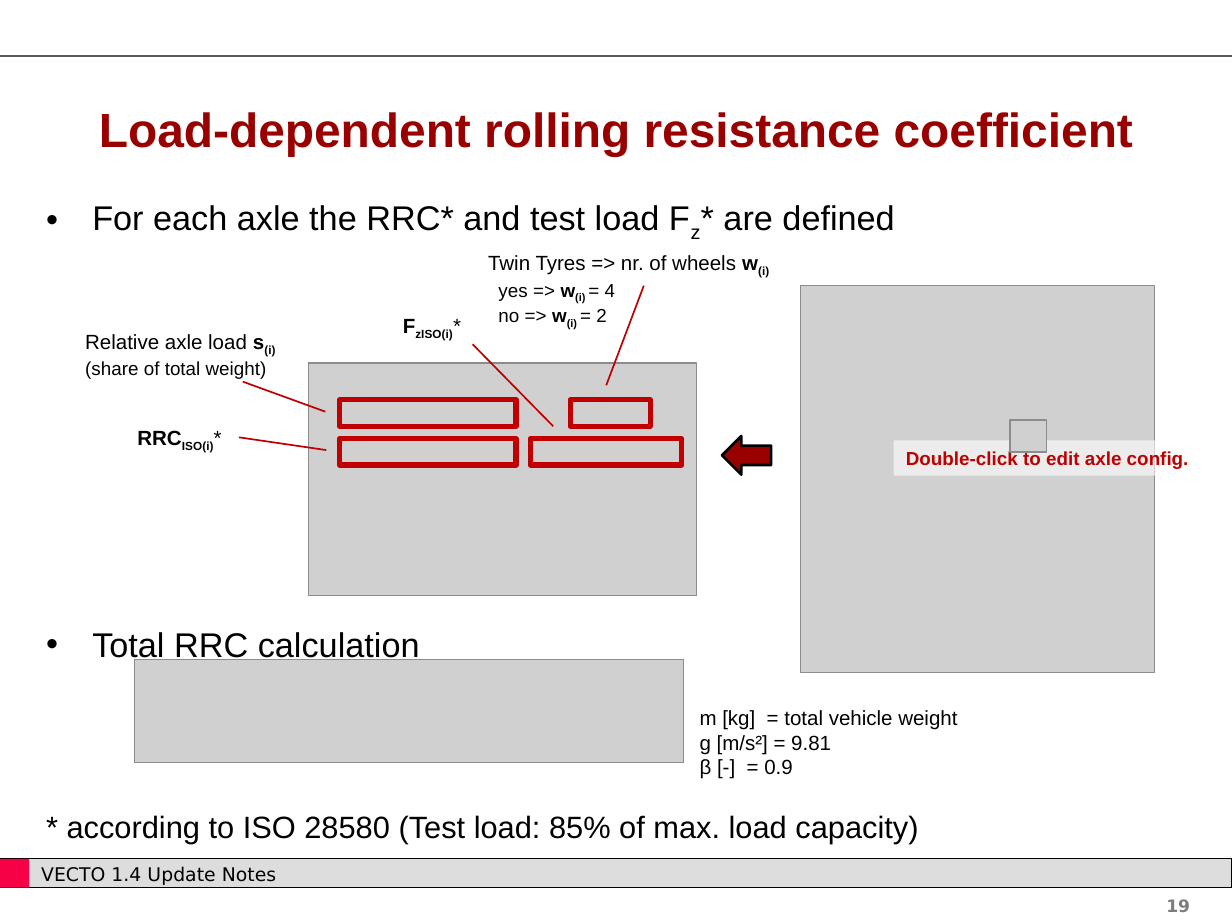
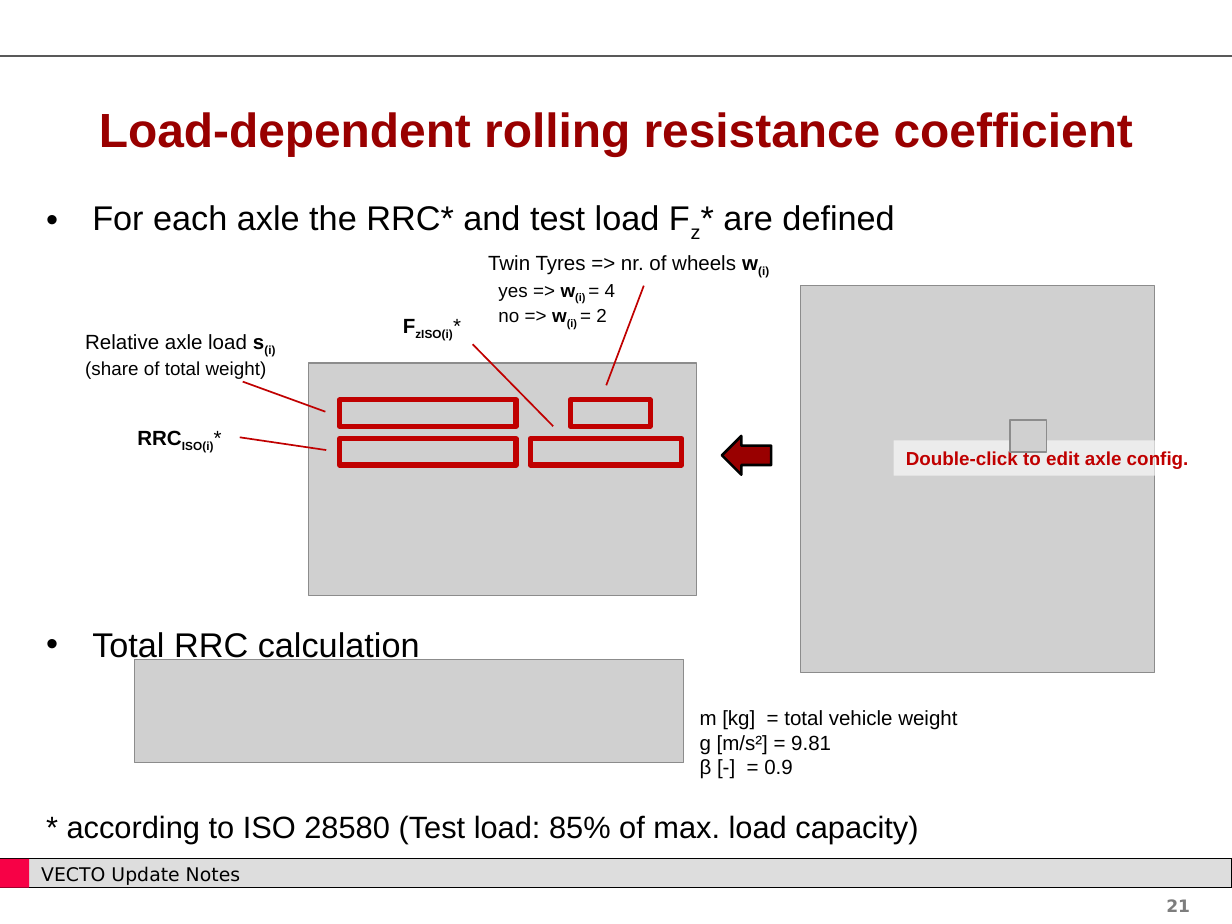
Before and after one commit to CLIMA-VECTO/vecto-sim, a slide deck: slide 21 of User Manual Source/Update Notes.pptx (slide 19 before the commit). Drawn at 1232x924 pixels with LibreOffice and Linux fonts; fonts in the diff are those of the drawing; grey boxes stand for pictures; background and template pictures are left out. Boxes give left, top, right and bottom in pixels: in the first picture for what was removed or moved away, otherwise in the second. Text is boxed around its words. In the diff, an @@ line names an element or a change of style, - is before the commit and + after.

```diff
--- a/User Manual Source/Update Notes.pptx
+++ b/User Manual Source/Update Notes.pptx
@@ text at [41, 866, 240, 885]: text changed @@
-VECTO 1.4 Update Notes
+VECTO Update Notes
@@ page number at [1166, 899, 1190, 912]: text changed @@
-19
+21
```
Also in this commit, not shown: 55 other slides changed, 2 slides added, 2 other files.
